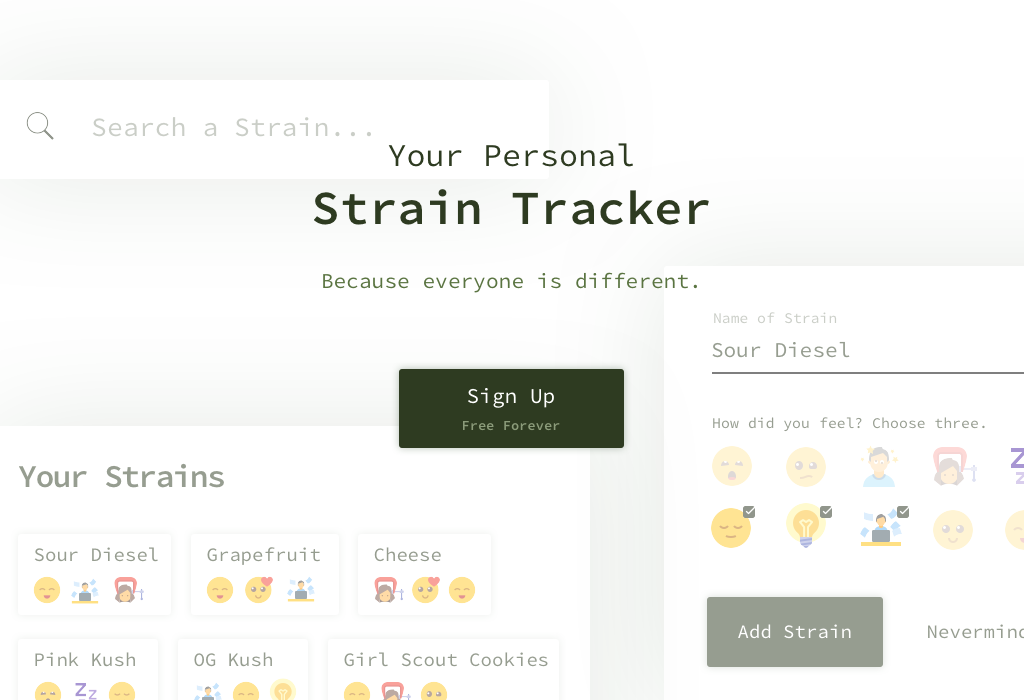
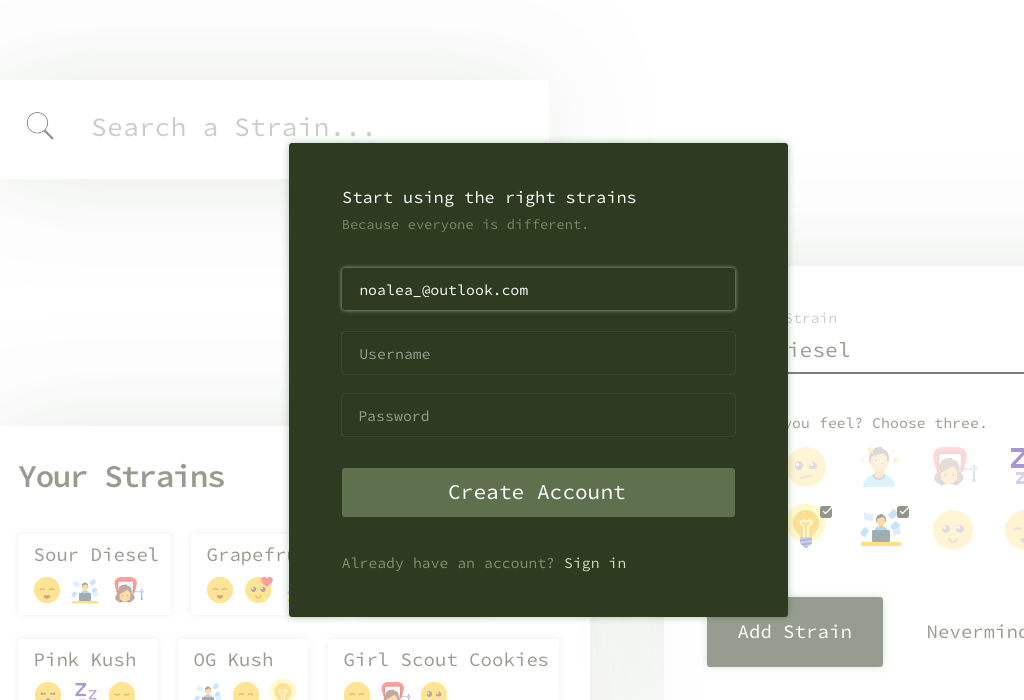
Layers edited between the first and the second 1024 × 700 image:
added group "JOIN" with 12 layers above "GUEST" over (289, 143, 788, 617)
added layer "Already have an account? Sign in" in group "JOIN" over (342, 557, 626, 572)
added layer "Create Account" in group "JOIN" over (449, 484, 625, 500)
added layer "Password" (50%) in group "JOIN" over (359, 410, 429, 422)
added layer "Username" (50%) in group "JOIN" over (360, 349, 430, 360)
added layer "Rounded Rectangle 3 copy 5" in group "JOIN" over (342, 394, 735, 436)
added layer "Rounded Rectangle 3 copy 4" in group "JOIN" over (342, 332, 735, 374)
added layer "noalea_@outlook.com" in group "JOIN" over (360, 284, 528, 298)
added layer "Because everyone is different." in group "JOIN" over (343, 219, 587, 232)
added layer "Start using the right strains" in group "JOIN" over (343, 190, 636, 207)
added layer "Rounded Rectangle 3 copy 6" in group "JOIN" over (342, 468, 735, 517)
added layer "Rounded Rectangle 3 copy 3" in group "JOIN" over (342, 268, 735, 310)
added layer "Rounded Rectangle 3 copy 2" in group "JOIN" over (289, 143, 788, 617)
